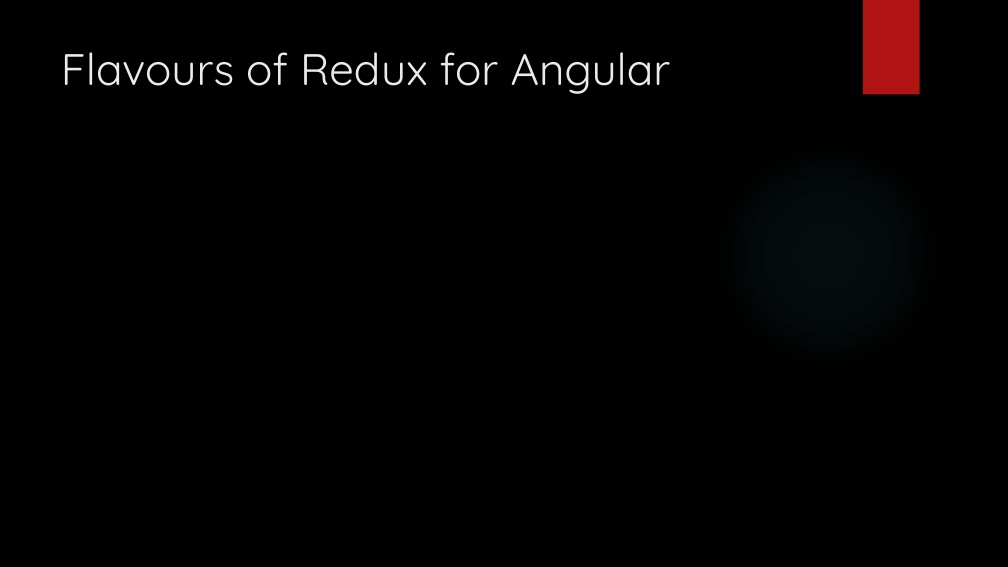
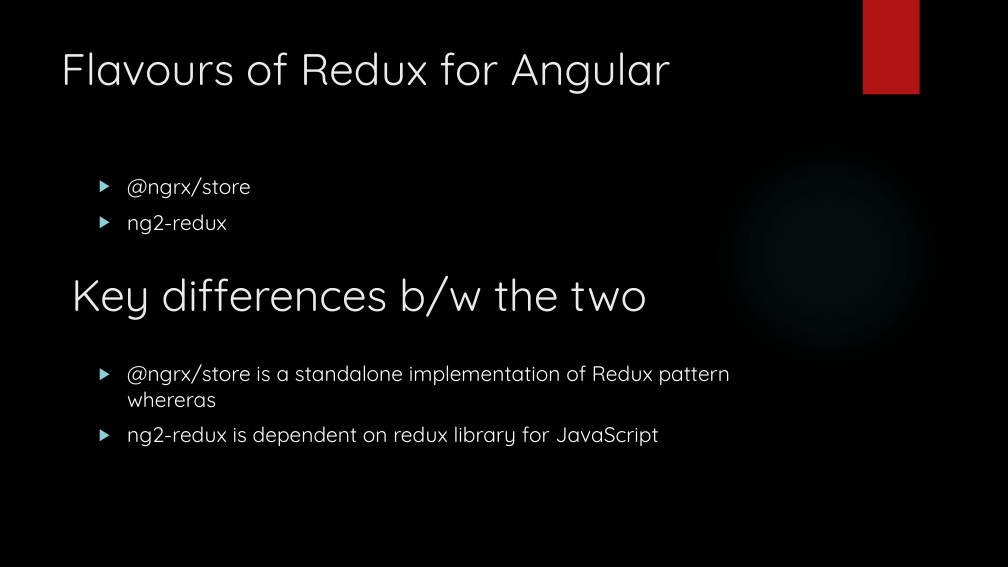
Before and after one commit to hipervee/learnRx, a slide deck: slide 11 of slidesAndImages/Introduction.pptx. Drawn at 1008x567 pixels with LibreOffice and Linux fonts; fonts in the diff are those of the drawing; background and template pictures are left out. Boxes give left, top, right and bottom in pixels: in the first picture for what was removed or moved away, otherwise in the second. Text is boxed around its words. In the diff, an @@ line names an element or a change of style, - is before the commit and + after.

```diff
--- a/slidesAndImages/Introduction.pptx
+++ b/slidesAndImages/Introduction.pptx
@@ text added at [127,177,251,235], 20 pt, text #FFFFFF @@
+▶ @ngrx/store
+▶ ng2-redux
@@ text added at [71,276,647,320], 42 pt, text #EBEBEB @@
+Key differences b/w the two
@@ text added at [127,364,730,447], 20 pt, text #FFFFFF @@
+▶ @ngrx/store is a standalone implementation of Redux pattern whereras
+▶ ng2-redux is dependent on redux library for JavaScript
```
Also in this commit, not shown: 1 other slide changed.
